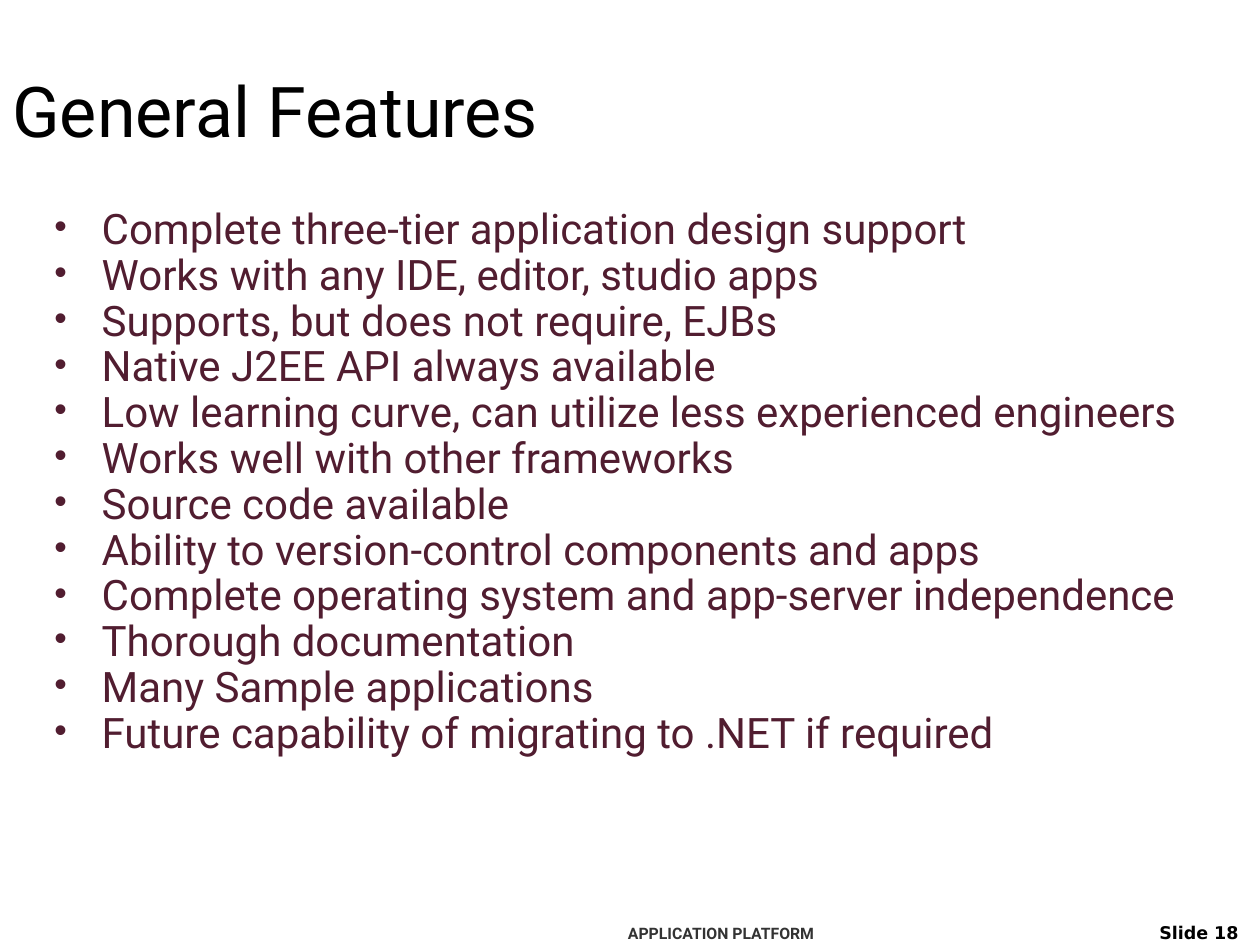
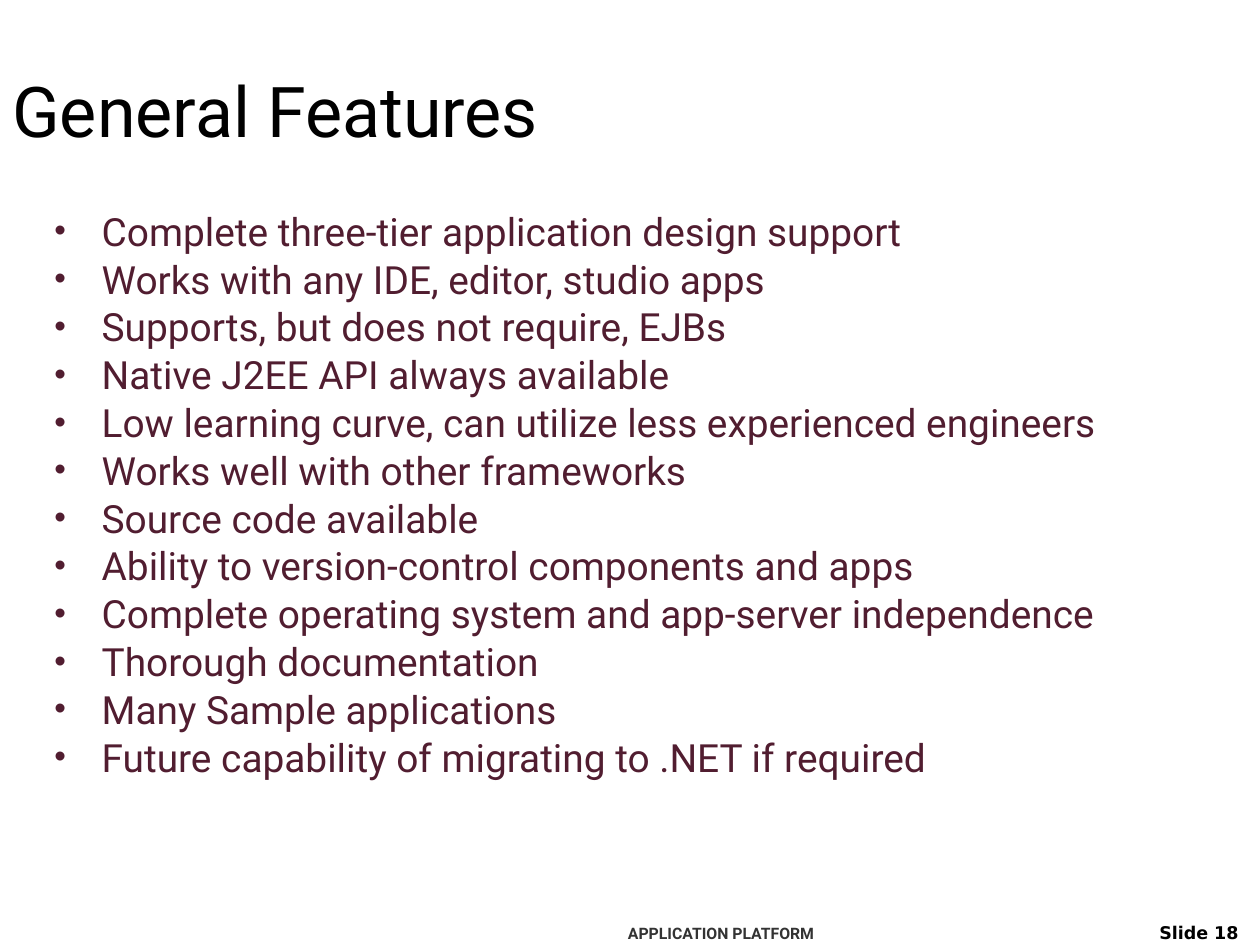
Before and after one commit to netspective/NEFS, a slide deck: slide 18 of webapps/www.netspective.com/resources/NEFS_Sales_Tech_Intro.ppt. Drawn at 1260x945 pixels with LibreOffice and Linux fonts; fonts in the diff are those of the drawing; background and template pictures are left out. Boxes give left, top, right and bottom in pixels: in the first picture for what was removed or moved away, otherwise in the second. Text is boxed around its words. In the diff, an @@ line names an element or a change of style, - is before the commit and + after.

```diff
--- a/webapps/www.netspective.com/resources/NEFS_Sales_Tech_Intro.ppt
+++ b/webapps/www.netspective.com/resources/NEFS_Sales_Tech_Intro.ppt
@@ text "Complete three-tier application design support" at <box>102,217,1095,781</box>: size 24 to 22.2 pt; line spacing 0.7 to 0.8 @@
```
Also in this commit, not shown: 7 other slides changed.
